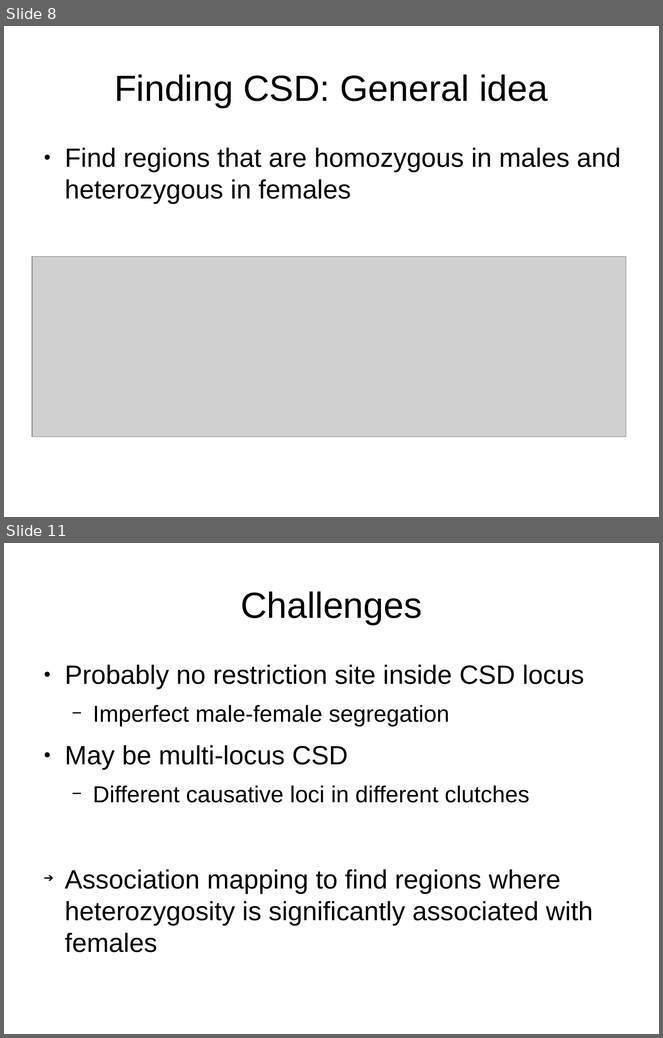
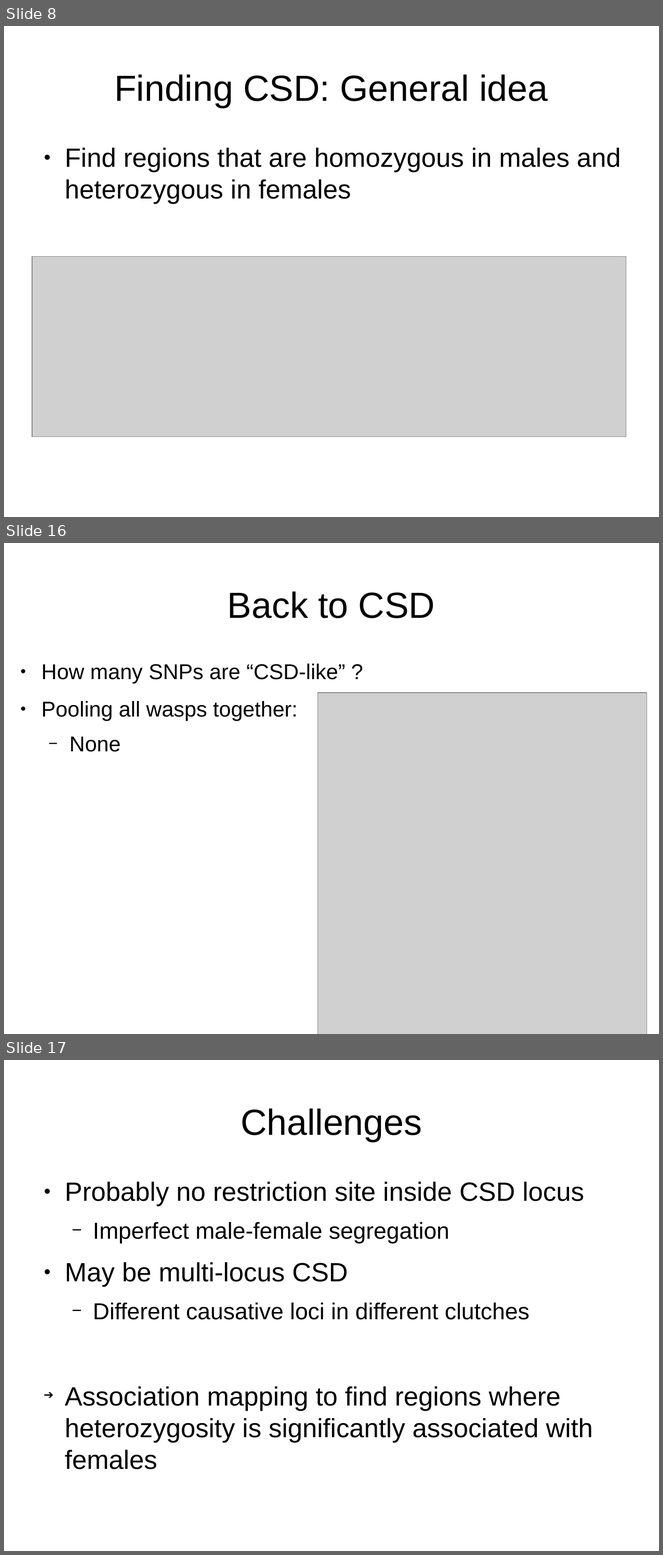
Before and after one commit to cmdoret/master_archive, a slide deck: reports/presentations/lab_meeting_20170712/lab_meeting_20170712.odp. Shown one above the other, each under a label of ours: slides 8 and 11 before the commit, slides 8, 16 and 17 after it; the slides between them are not shown. The pictures are 663x1038 and 663x1555 pixels, drawn with LibreOffice and Linux fonts; fonts in the diff are those of the drawing; grey boxes stand for pictures. Boxes give left, top, right and bottom in pixels: in the first picture for what was removed or moved away, otherwise in the second. Text is boxed around its words. In the diff, an @@ line names an element or a change of style, - is before the commit and + after.

```diff
--- a/reports/presentations/lab_meeting_20170712/lab_meeting_20170712.odp
+++ b/reports/presentations/lab_meeting_20170712/lab_meeting_20170712.odp
@@ slide 16 added at (4, 543, 659, 1034), background #FFFFFF @@
@@ title added at (228, 591, 435, 618), 44 pt, text #000000 @@
+Back to CSD
@@ text added at (41, 664, 345, 752), 26 pt, text #000000 @@
+● How many SNPs are “CSD-like” ?
+● Pooling all wasps together:
+  − None
@@ picture added at (318, 693, 647, 1034) @@
@@ what was slide 11 is now slide 17 @@
```
Also in this commit, not shown: 5 slides changed, 5 other slides added, 5 other files.
